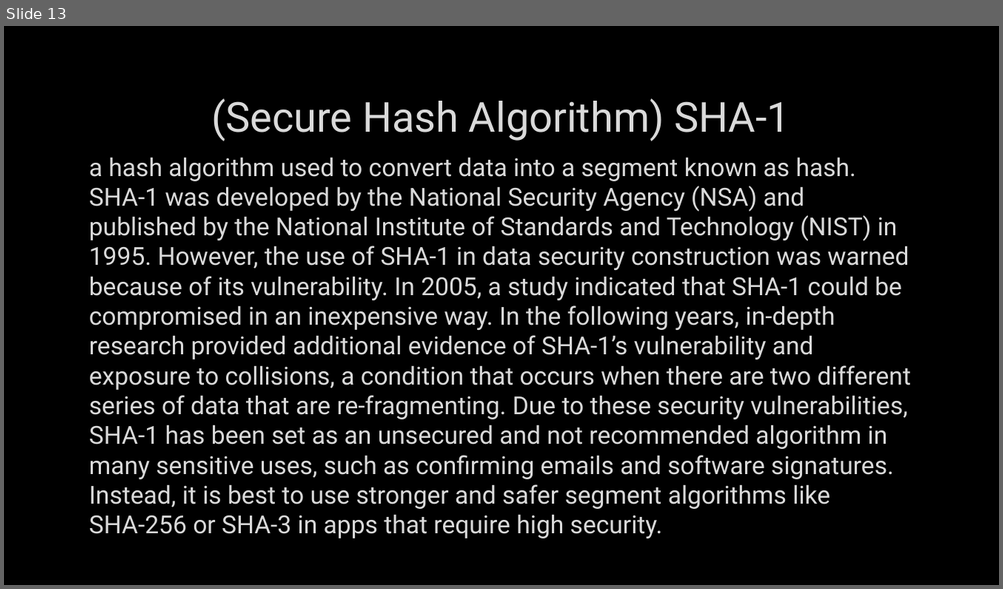
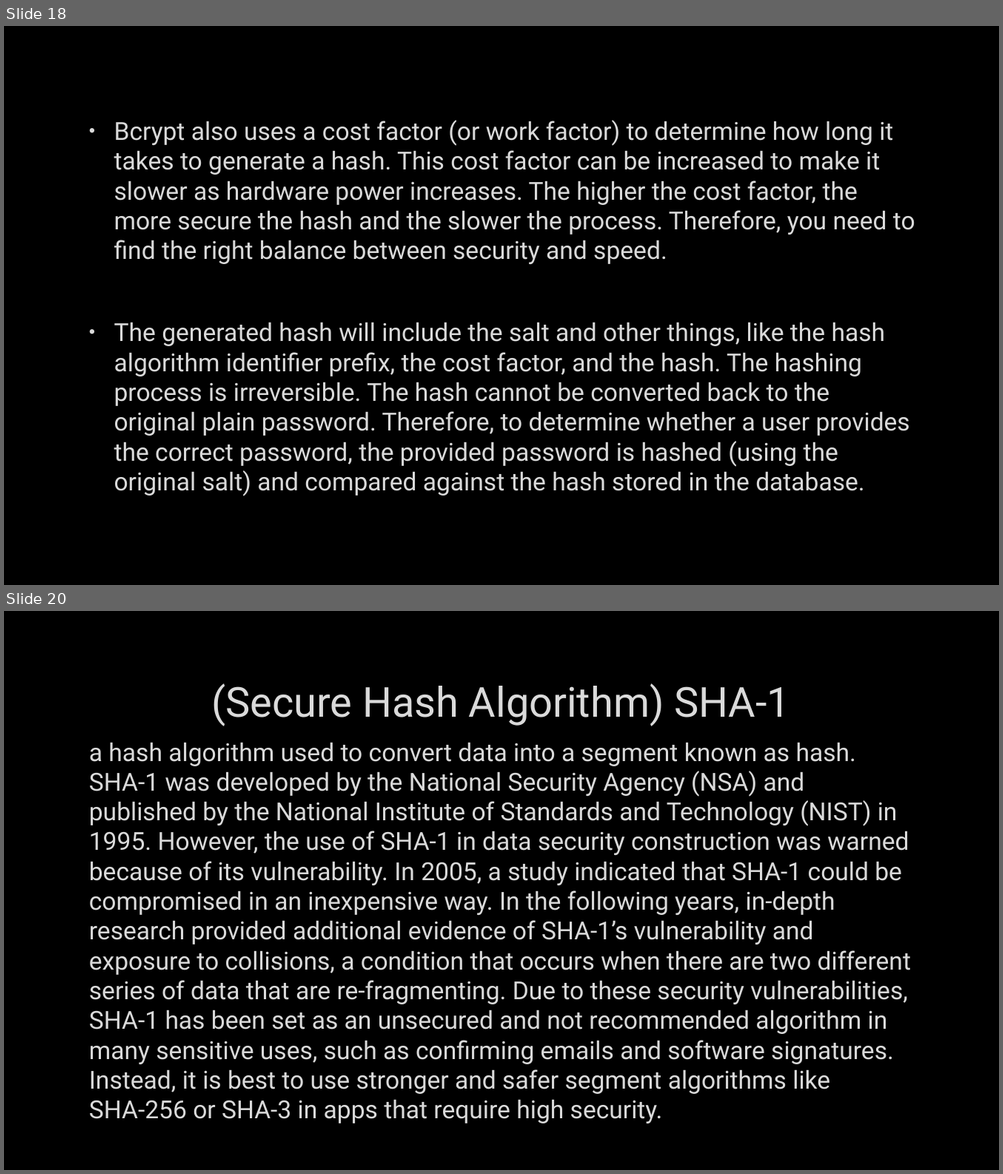
Before and after one commit to MohamedEmary/graduation-project, a slide deck: tasks/week-01/hashing.pptx. Shown one above the other, each under a label of ours: slide 13 before the commit, slides 18 and 20 after it; the slides between them are not shown. The pictures are 1003x589 and 1003x1174 pixels, drawn with LibreOffice and Linux fonts; fonts in the diff are those of the drawing; background and template pictures are left out. Boxes give left, top, right and bottom in pixels: in the first picture for what was removed or moved away, otherwise in the second. Text is boxed around its words. In the diff, an @@ line names an element or a change of style, - is before the commit and + after.

```diff
--- a/tasks/week-01/hashing.pptx
+++ b/tasks/week-01/hashing.pptx
@@ slide 18 added at [4,26,999,585], background picture (left out) @@
@@ text added at [114,120,915,497], 24 pt, text #DADADA @@
+• Bcrypt also uses a cost factor (or work factor) to determine how long it takes to generate a hash. This cost factor can be increased to make it slower as hardware power increases. The higher the cost factor, the more secure the hash and the slower the process. Therefore, you need to find the right balance between security and speed.
+• The generated hash will include the salt and other things, like the hash algorithm identifier prefix, the cost factor, and the hash. The hashing process is irreversible. The hash cannot be converted back to the original plain password. Therefore, to determine whether a user provides the correct password, the provided password is hashed (using the original salt) and compared against the hash stored in the database.
@@ what was slide 13 is now slide 20 @@
```
Also in this commit, not shown: 4 slides changed, 12 other slides added, 2 slides removed.
